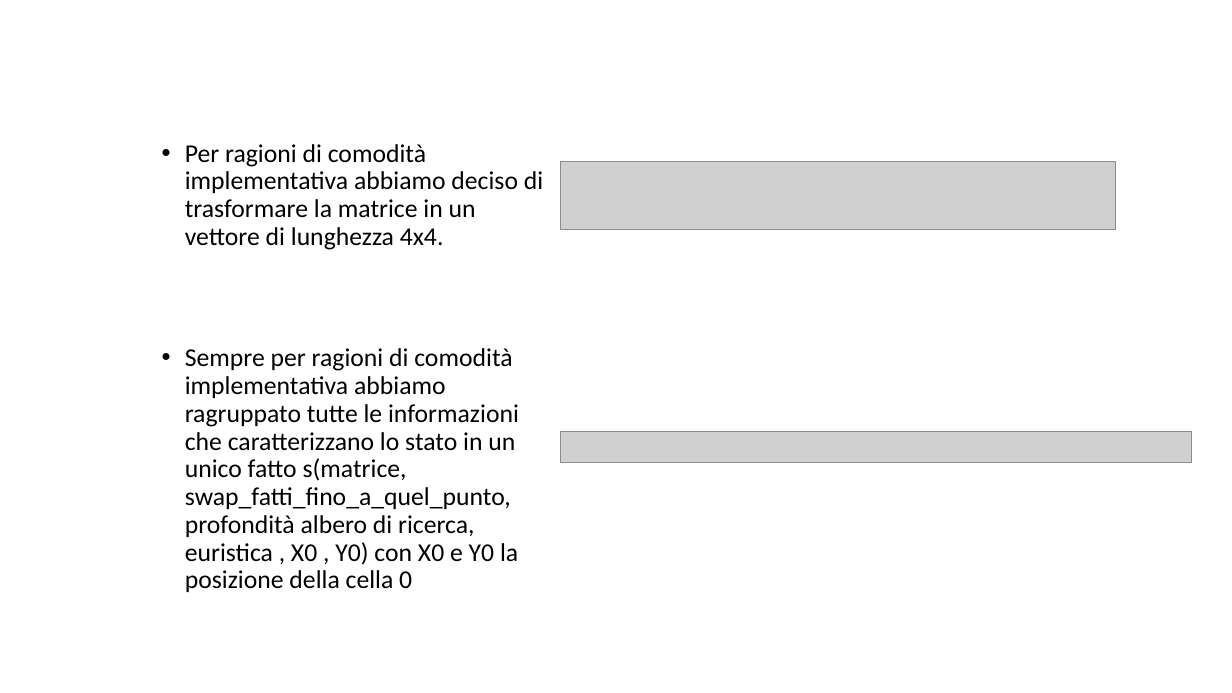
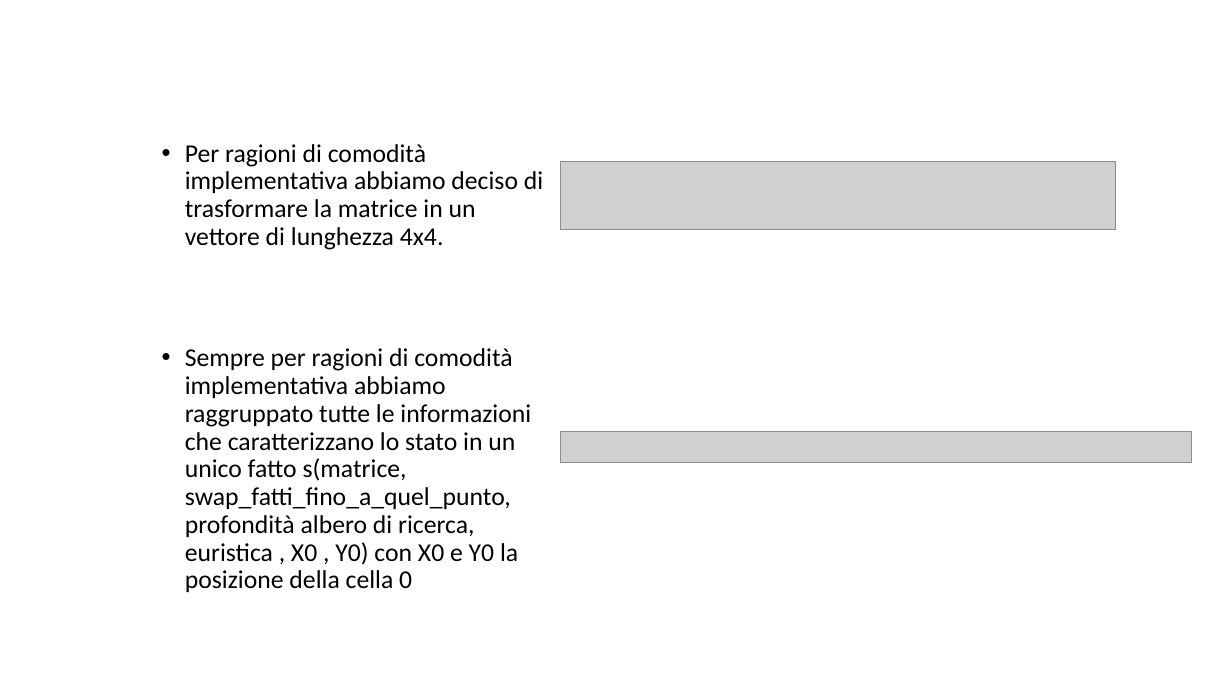
Before and after one commit to giargiapower/prolog-clingo-clips-soar, a slide deck: slide 5 of Presentazioni/Presentazione_Pozzato.pptx. Drawn at 1232x693 pixels with LibreOffice and Linux fonts; fonts in the diff are those of the drawing; grey boxes stand for pictures. Boxes give left, top, right and bottom in pixels: in the first picture for what was removed or moved away, otherwise in the second. Text is boxed around its words. In the diff, an @@ line names an element or a change of style, - is before the commit and + after.

```diff
--- a/Presentazioni/Presentazione_Pozzato.pptx
+++ b/Presentazioni/Presentazione_Pozzato.pptx
@@ text at (185, 348, 531, 592): text changed @@
-• Sempre per ragioni di comodità implementativa abbiamo ragruppato tutte le informazioni che caratterizzano lo stato in un unico fatto s(matrice, swap_fatti_fino_a_quel_punto, profondità albero di ricerca, euristica , X0 , Y0) con X0 e Y0 la posizione della cella 0
+• Sempre per ragioni di comodità implementativa abbiamo raggruppato tutte le informazioni che caratterizzano lo stato in un unico fatto s(matrice, swap_fatti_fino_a_quel_punto, profondità albero di ricerca, euristica , X0 , Y0) con X0 e Y0 la posizione della cella 0
```
Also in this commit, not shown: 1 other slide changed, 1 slide added.
